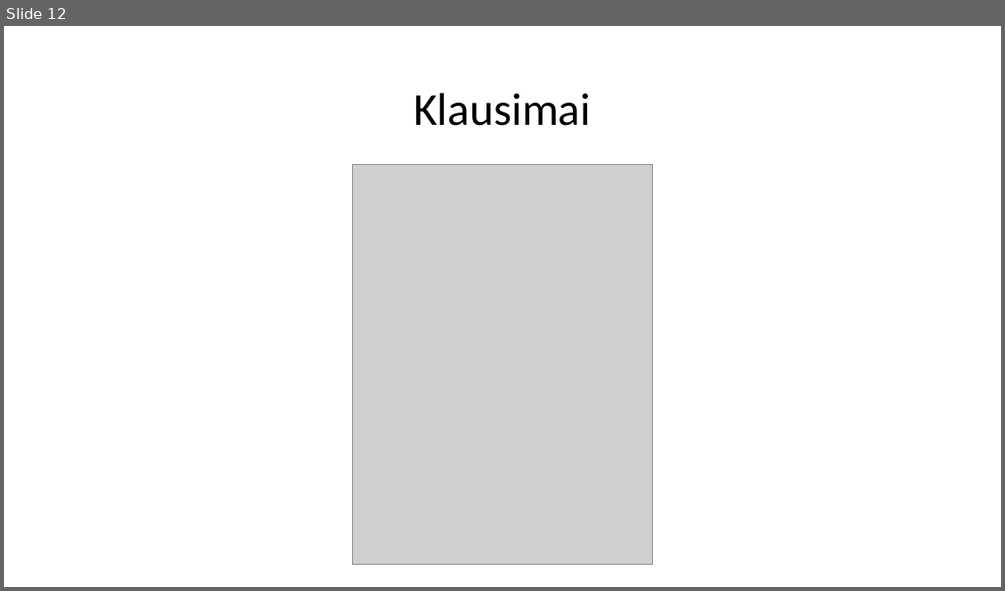
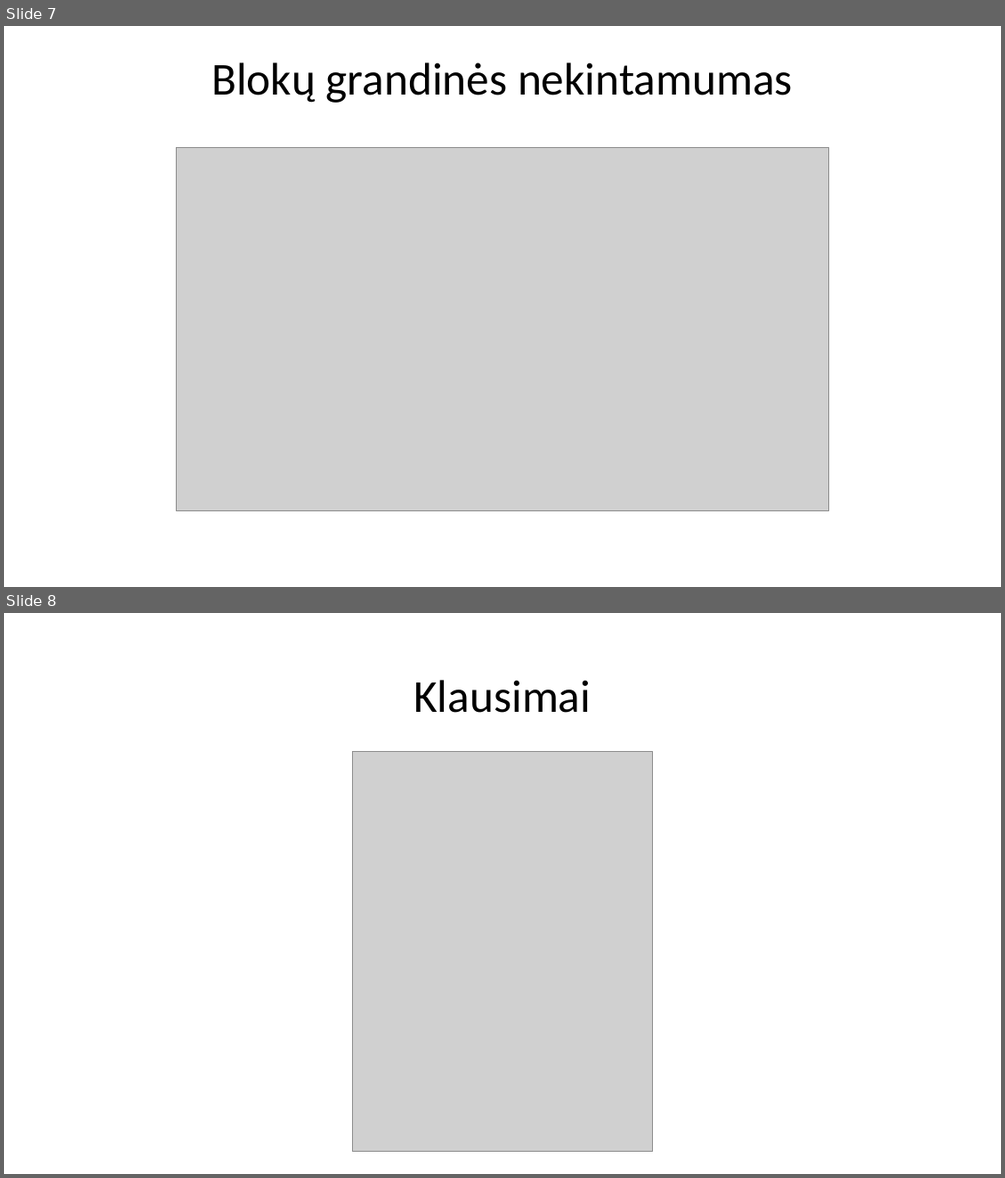
Before and after one commit to Ubaldas11/bachelor-thesis, a slide deck: BakalauroGynimas.pptx. Shown one above the other, each under a label of ours: slide 12 before the commit, slides 7 and 8 after it. The pictures are 1005x591 and 1005x1178 pixels, drawn with LibreOffice and Linux fonts; fonts in the diff are those of the drawing; grey boxes stand for pictures; background and template pictures are left out. Boxes give left, top, right and bottom in pixels: in the first picture for what was removed or moved away, otherwise in the second. Text is boxed around its words. In the diff, an @@ line names an element or a change of style, - is before the commit and + after.

```diff
--- a/BakalauroGynimas.pptx
+++ b/BakalauroGynimas.pptx
@@ slide 7 added at (4, 26, 1001, 587), background #FFFFFF @@
@@ text added at (211, 62, 793, 103), 44 pt, text #000000 @@
+Blokų grandinės nekintamumas
@@ picture added at (177, 147, 829, 510) @@
@@ what was slide 12 is now slide 8 @@
```
Also in this commit, not shown: 1 slide changed, 5 other slides added, 10 slides removed, 2 other files.
